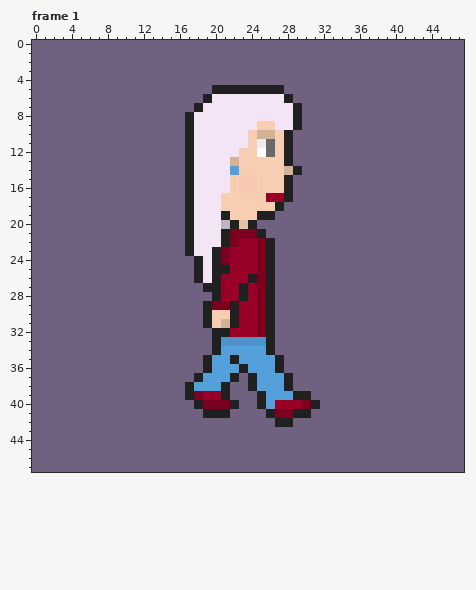
Pixel-art file: assets/sprites/characters/complete/keia/walk/keia01_walk_r.ase. The picture above was drawn from the file before the commit.
48x48 pixels, 4 frames. Colours within 5 levels of each other are drawn and written as one. Shown: frame 1. The commit also changed other frames, which this record leaves out.
The same view after the edit:
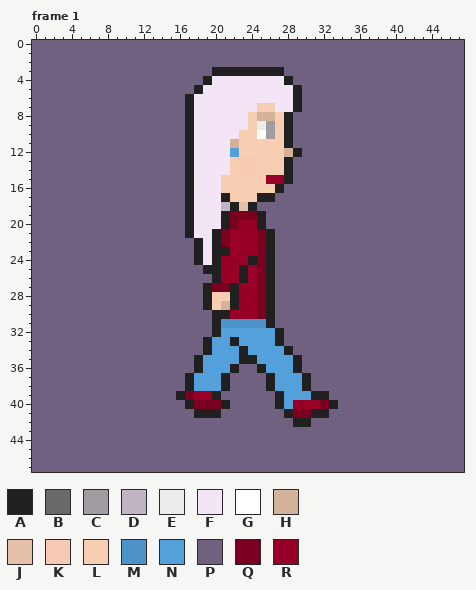
Palette (. is transparent): A #202020  B #696969  C #a09ca1  D #c0b3c2  E #ececec  F #f3e5f5  G #ffffff  H #d4b29a  J #e5bfa6  K #f7c8b2  L #f7ceb2  M #4d93ca  N #54a0db  P #706181  Q #7b0020  R #980028
What changed:
--- frame 1
@@ x 14..35 @@
  2 PPPPPPPPPPPPPPPPPPPPPP
- 3 PPPPPPPPPPPPPPPPPPPPPP
- 4 PPPPPPPPPPPPPPPPPPPPPP
- 5 PPPPPPAAAAAAAAPPPPPPPP
- 6 PPPPPAFFFFFFFFAPPPPPPP
- 7 PPPPAFFFFFFFFFFAPPPPPP
- 8 PPPAFFFFFFFFFFFAPPPPPP
- 9 PPPAFFFFFFFLLFFAPPPPPP
-10 PPPAFFFFFFLHHLAPPPPPPP
-11 PPPAFFFFFFLEBLAPPPPPPP
-12 PPPAFFFFFLLGBLAPPPPPPP
-13 PPPAFFFFHLLLLLAPPPPPPP
-14 PPPAFFFFNLLLLLHAPPPPPP
-15 PPPAFFFFLKKLLLAPPPPPPP
-16 PPPAFFFFLKKLLLAPPPPPPP
-17 PPPAFFFLLLLLRRAPPPPPPP
-18 PPPAFFFLLLLLLAPPPPPPPP
-19 PPPAFFFALLLAAPPPPPPPPP
-20 PPPAFFFDAJAPPPPPPPPPPP
-21 PPPAFFFAQQQAPPPPPPPPPP
-22 PPPAFFFAQRRQAPPPPPPPPP
-23 PPPAFFAQRRRQAPPPPPPPPP
-24 PPPPAFAQRRRQAPPPPPPPPP
-25 PPPPAFAARRRQAPPPPPPPPP
-26 PPPPAFARRRAQAPPPPPPPPP
-27 PPPPPAARRARQAPPPPPPPPP
-28 PPPPPPARRARQAPPPPPPPPP
-29 PPPPPAQQARRQAPPPPPPPPP
-30 PPPPPALLARRQAPPPPPPPPP
-31 PPPPPALHARRQAPPPPPPPPP
-32 PPPPPPAARRRQAPPPPPPPPP
-33 PPPPPPAMMMMMAPPPPPPPPP
-34 PPPPPPANNNNNAPPPPPPPPP
-35 PPPPPANNANNNNAPPPPPPPP
-36 PPPPPANNNANNNAPPPPPPPP
-37 PPPPANNNAPANNNAPPPPPPP
-38 PPPANNNAPPANNNAPPPPPPP
-39 PPPAQRRAPPPANNNAAPPPPP
-40 PPPPAQQQAPPANRRRQAPPPP
-41 PPPPPAAAPPPPAQQAAPPPPP
-42 PPPPPPPPPPPPPAAPPPPPPP
+ 3 PPPPPPAAAAAAAAPPPPPPPP
+ 4 PPPPPAFFFFFFFFAPPPPPPP
+ 5 PPPPAFFFFFFFFFFAPPPPPP
+ 6 PPPAFFFFFFFFFFFAPPPPPP
+ 7 PPPAFFFFFFFLLFFAPPPPPP
+ 8 PPPAFFFFFFLHHLAPPPPPPP
+ 9 PPPAFFFFFFLECLAPPPPPPP
+10 PPPAFFFFFLLGCLAPPPPPPP
+11 PPPAFFFFHLLLLLAPPPPPPP
+12 PPPAFFFFNLLLLLHAPPPPPP
+13 PPPAFFFFLKKLLLAPPPPPPP
+14 PPPAFFFFLKKLLLAPPPPPPP
+15 PPPAFFFLLLLLRRAPPPPPPP
+16 PPPAFFFLLLLLLAPPPPPPPP
+17 PPPAFFFALLLAAPPPPPPPPP
+18 PPPAFFFDAJAPPPPPPPPPPP
+19 PPPAFFFAQQQAPPPPPPPPPP
+20 PPPAFFFAQRRAPPPPPPPPPP
+21 PPPAFFAQRRRQAPPPPPPPPP
+22 PPPPAFAQRRRQAPPPPPPPPP
+23 PPPPAFAARRRQAPPPPPPPPP
+24 PPPPAFARRRAQAPPPPPPPPP
+25 PPPPPAARRARQAPPPPPPPPP
+26 PPPPPPARRARQAPPPPPPPPP
+27 PPPPPAQQARRQAPPPPPPPPP
+28 PPPPPALLARRQAPPPPPPPPP
+29 PPPPPALHARRQAPPPPPPPPP
+30 PPPPPPAARRRQAPPPPPPPPP
+31 PPPPPPAMMMMMAPPPPPPPPP
+32 PPPPPPANNNNNNAPPPPPPPP
+33 PPPPPANNANNNNAPPPPPPPP
+34 PPPPPANNNANNNNAPPPPPPP
+35 PPPPANNNNAANNNNAPPPPPP
+36 PPPPANNNAPPANNNAPPPPPP
+37 PPPANNNAPPPPANNNAPPPPP
+38 PPPANNNAPPPPANNNAPPPPP
+39 PPAQRRAPPPPPPANNNAAPPP
+40 PPPAQQQAPPPPPANRRRQAPP
+41 PPPPAAAPPPPPPPAQQAAPPP
+42 PPPPPPPPPPPPPPPAAPPPPP
 43 PPPPPPPPPPPPPPPPPPPPPP
Changed places in both pictures, as pixel boxes (x1, y1, x2, y2):
changed: (176, 67, 338, 427)
